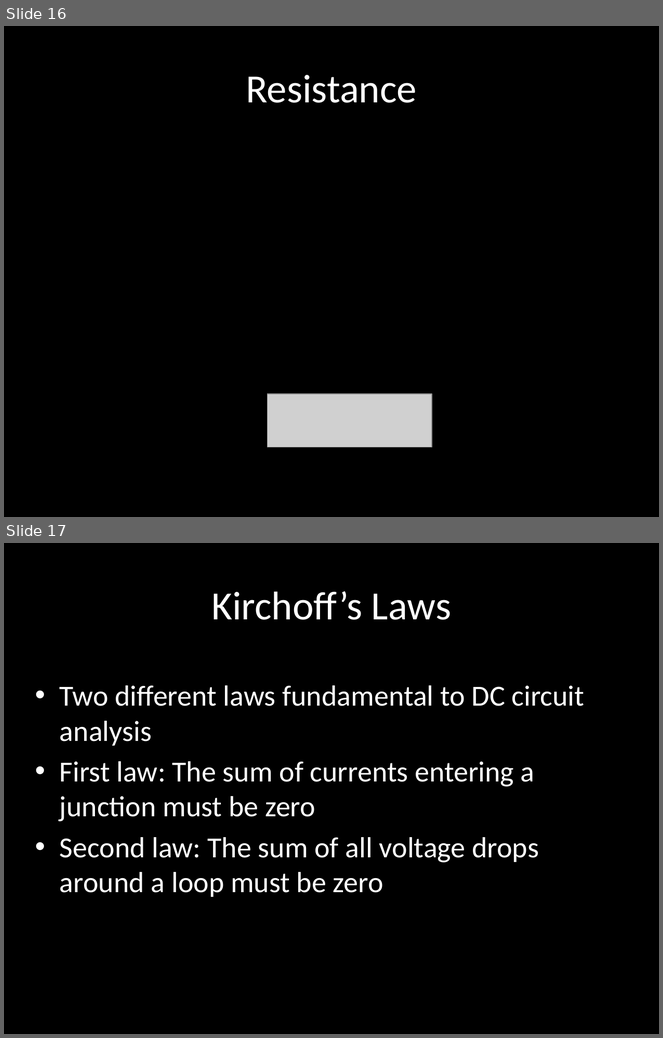
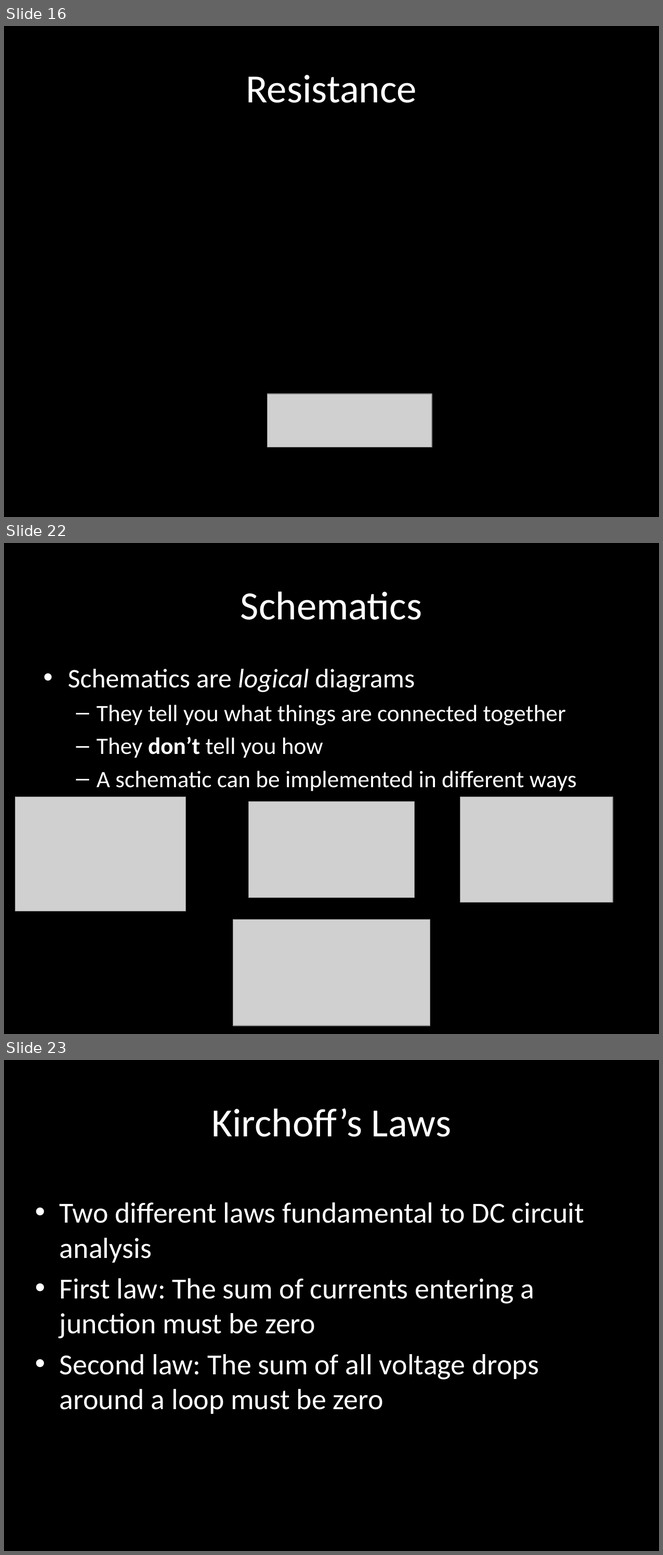
Before and after one commit to carlosgj/FRC-Training, a slide deck: Electronics 101.pptx. Shown one above the other, each under a label of ours: slides 16 and 17 before the commit, slides 16, 22 and 23 after it; the slides between them are not shown. The pictures are 663x1038 and 663x1555 pixels, drawn with LibreOffice and Linux fonts; fonts in the diff are those of the drawing; grey boxes stand for pictures; background and template pictures are left out. Boxes give left, top, right and bottom in pixels: in the first picture for what was removed or moved away, otherwise in the second. Text is boxed around its words. In the diff, an @@ line names an element or a change of style, - is before the commit and + after.

Commit message:
Added conductor & schematic sections

```diff
--- a/Electronics 101.pptx
+++ b/Electronics 101.pptx
@@ slide 22 added at box(4, 543, 659, 1034), background #000000 @@
@@ title added at box(241, 591, 423, 620), 44 pt, text #FFFFFF @@
+Schematics
@@ text added at box(68, 669, 577, 792), 25.9 pt, text #FFFFFF @@
+• Schematics are logical diagrams
+  – They tell you what things are connected together
+  – They don’t tell you how
+  – A schematic can be implemented in different ways
@@ picture added at box(15, 797, 185, 912) @@
@@ picture added at box(248, 802, 414, 898) @@
@@ picture added at box(460, 797, 613, 903) @@
@@ picture added at box(233, 919, 430, 1026) @@
@@ what was slide 17 is now slide 23 @@
```
Also in this commit, not shown: 7 slides changed, 7 other slides added.
